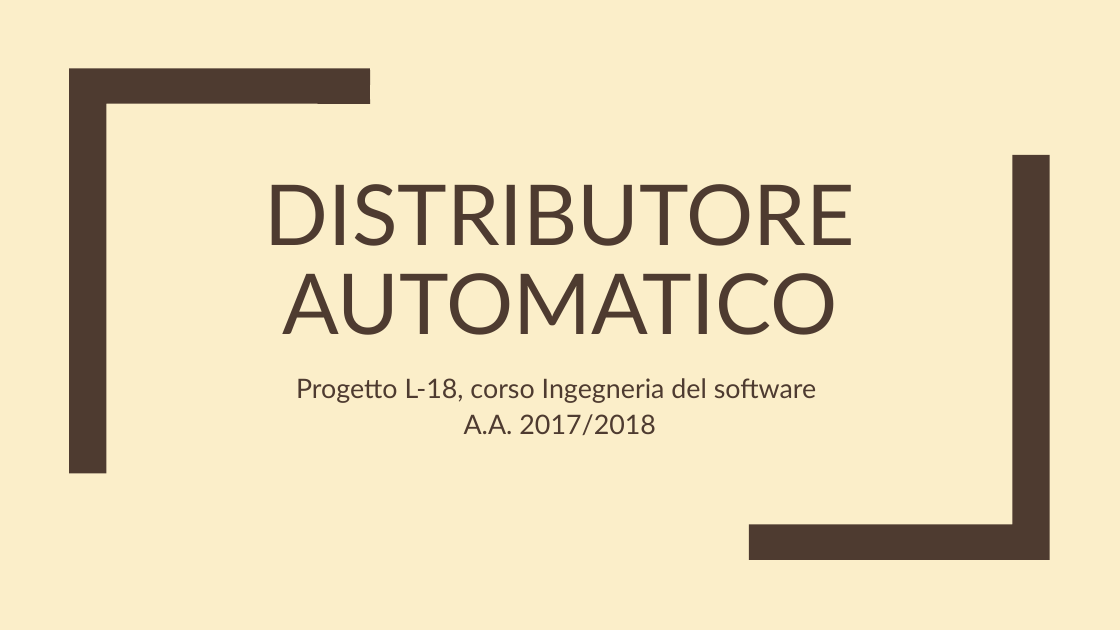
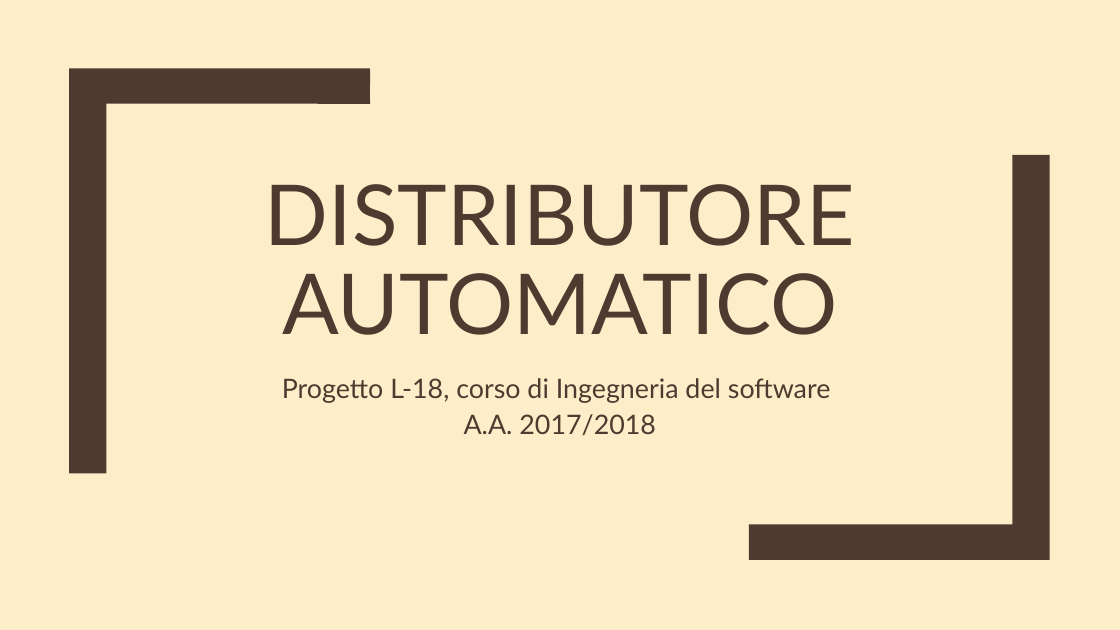
Before and after one commit to maxrap96/Progetto-L18, a slide deck: slide 1 of MiscellaneousFile/presentazione_progetto.pptx. Drawn at 1120x630 pixels with LibreOffice and Linux fonts; fonts in the diff are those of the drawing. Boxes give left, top, right and bottom in pixels: in the first picture for what was removed or moved away, otherwise in the second. Text is boxed around its words. In the diff, an @@ line names an element or a change of style, - is before the commit and + after.

```diff
--- a/MiscellaneousFile/presentazione_progetto.pptx
+++ b/MiscellaneousFile/presentazione_progetto.pptx
@@ subtitle at (x1=282, y1=378, x2=831, y2=403): text changed @@
-Progetto L-18, corso Ingegneria del software
+Progetto L-18, corso di Ingegneria del software
```
Also in this commit, not shown: 3 other slides changed.
